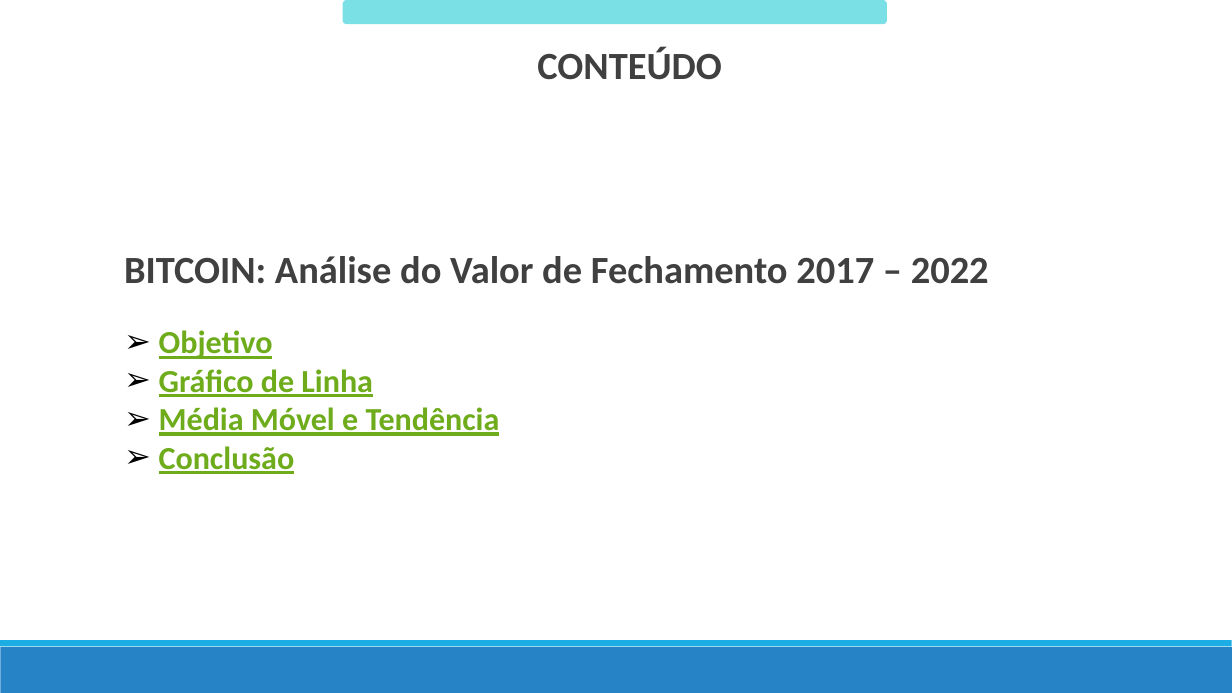
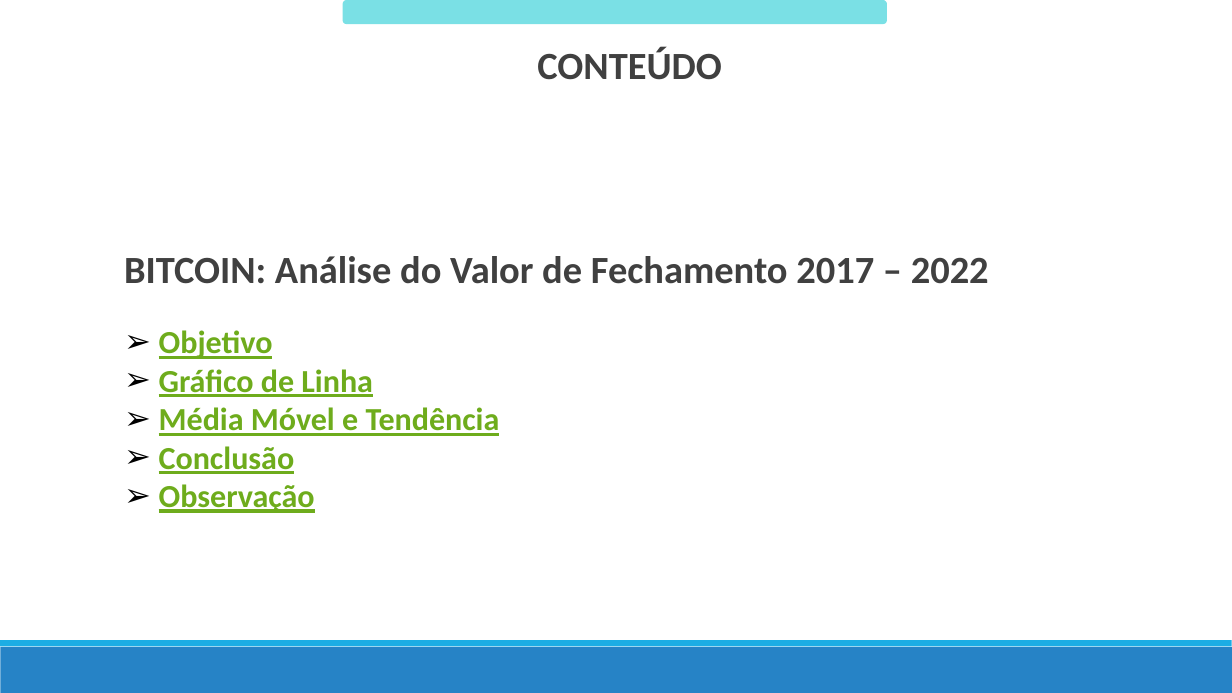
Before and after one commit to RiquelmoFerreira/BitcoinProject, a slide deck: slide 2 of Apresentacao-Presentation.pptx. Drawn at 1232x693 pixels with LibreOffice and Linux fonts; fonts in the diff are those of the drawing. Boxes give left, top, right and bottom in pixels: in the first picture for what was removed or moved away, otherwise in the second. Text is boxed around its words. In the diff, an @@ line names an element or a change of style, - is before the commit and + after.

```diff
--- a/Apresentacao-Presentation.pptx
+++ b/Apresentacao-Presentation.pptx
@@ text at <box>159,484,315,513</box>: paragraph added @@
+➢ Observação
```
Also in this commit, not shown: 1 other slide changed, 2 slides added.
